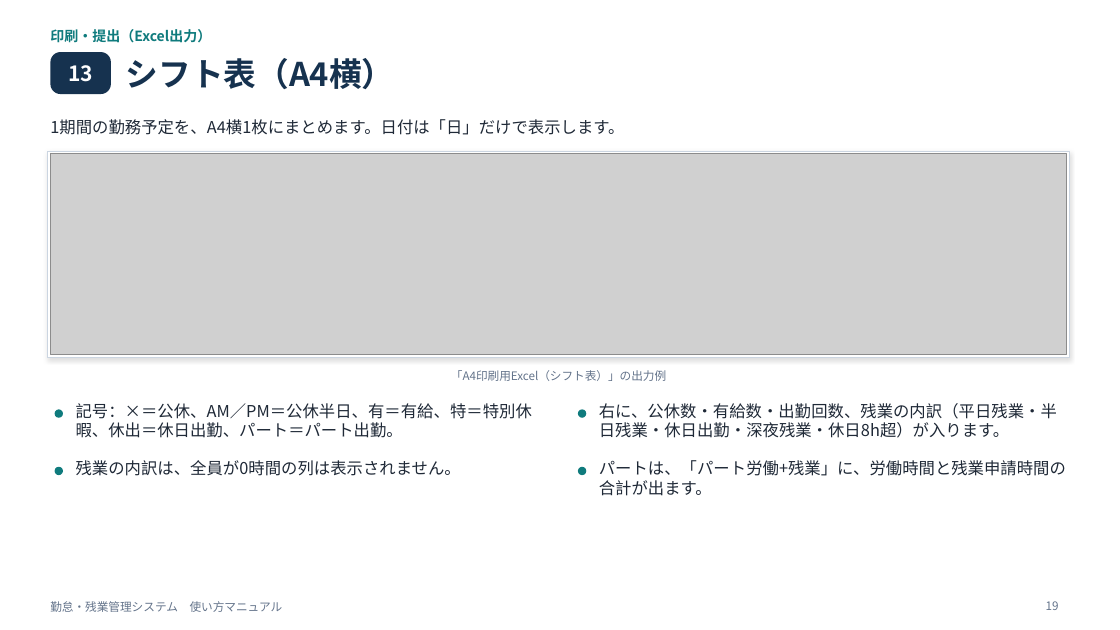
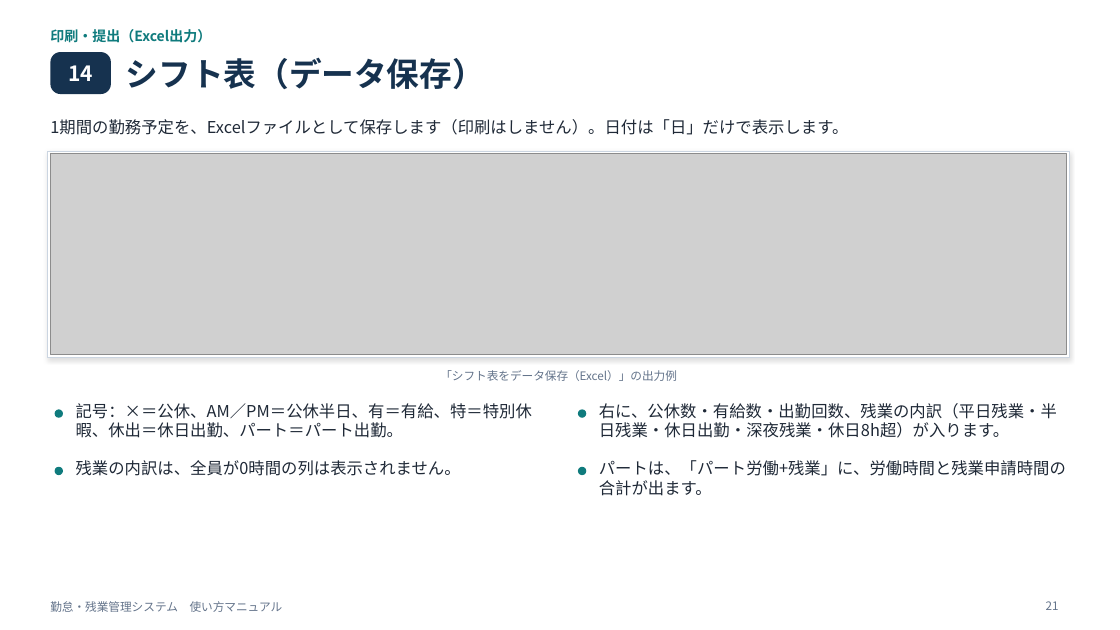
Before and after one commit to miyahara38/kintai, a slide deck: slide 21 of manual/kintai-manual.pptx (slide 19 before the commit). Drawn at 1120x630 pixels with LibreOffice and Linux fonts; fonts in the diff are those of the drawing; grey boxes stand for pictures. Boxes give left, top, right and bottom in pixels: in the first picture for what was removed or moved away, otherwise in the second. Text is boxed around its words. In the diff, an @@ line names an element or a change of style, - is before the commit and + after.

```diff
--- a/manual/kintai-manual.pptx
+++ b/manual/kintai-manual.pptx
@@ text at (x1=126, y1=57, x2=485, y2=89): text changed @@
-シフト表（A4横）
+シフト表（データ保存）
@@ text at (x1=68, y1=65, x2=93, y2=81): text changed @@
-13
+14
@@ text at (x1=50, y1=119, x2=848, y2=135): text changed @@
-1期間の勤務予定を、A4横1枚にまとめます。日付は「日」だけで表示します。
+1期間の勤務予定を、Excelファイルとして保存します（印刷はしません）。日付は「日」だけで表示します。
@@ text at (x1=440, y1=370, x2=677, y2=381): text changed @@
-「A4印刷用Excel（シフト表）」の出力例
+「シフト表をデータ保存（Excel）」の出力例
@@ page number at (x1=1046, y1=601, x2=1059, y2=610): text changed @@
-19
+21
```
Also in this commit, not shown: 12 other slides changed, 3 slides added, 2 other files.
